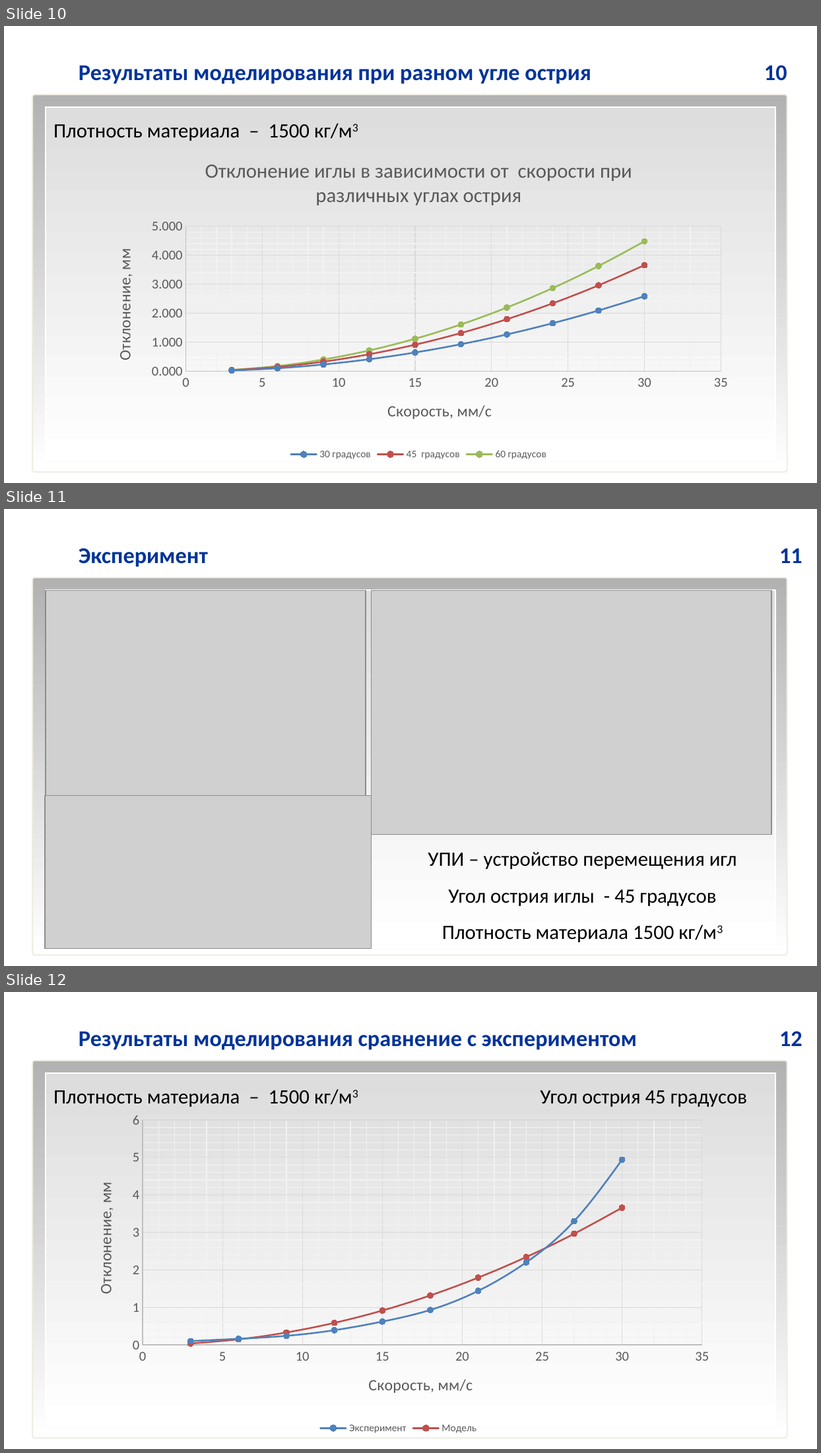
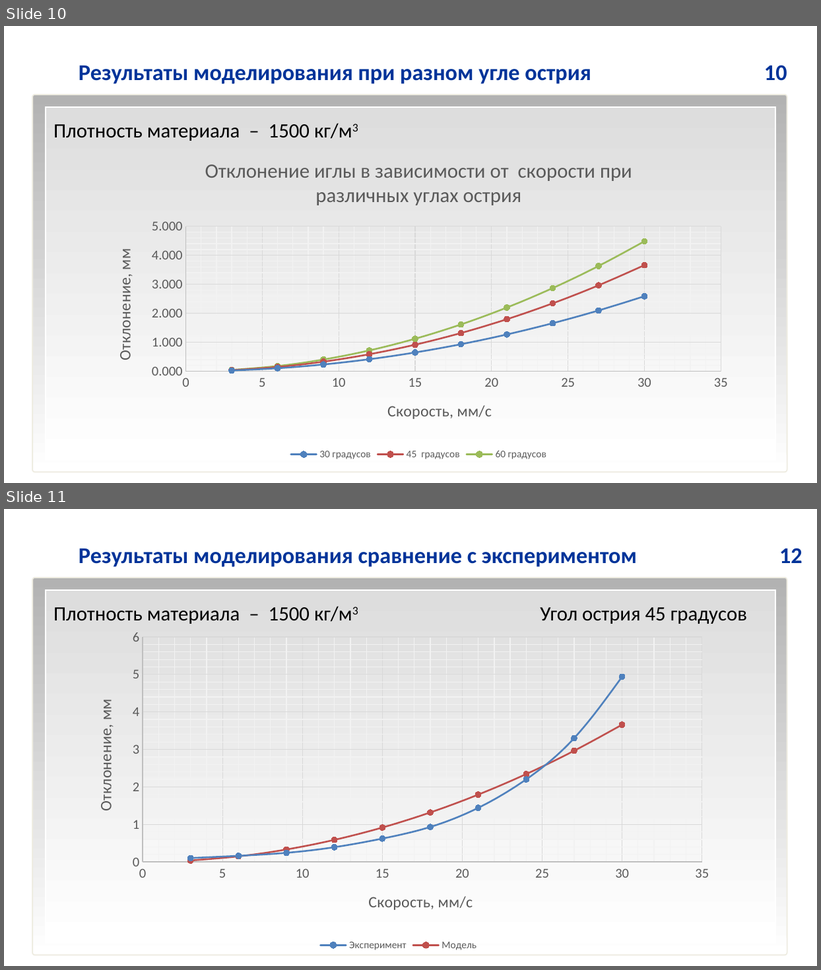
Before and after one commit to IgVaCompany/MyWorks, a slide deck: Dissertacia/MyWork/DocWork/Дружинин_НТС_Май_ЦНИИ_РТК.pptx. Shown one above the other, each under a label of ours: slides 10, 11 and 12 before the commit, slides 10 and 11 after it. The pictures are 821x1453 and 821x970 pixels, drawn with LibreOffice and Linux fonts; fonts in the diff are those of the drawing; grey boxes stand for pictures; background and template pictures are left out. Boxes give left, top, right and bottom in pixels: in the first picture for what was removed or moved away, otherwise in the second. Text is boxed around its words. In the diff, an @@ line names an element or a change of style, - is before the commit and + after.

```diff
--- a/Dissertacia/MyWork/DocWork/Дружинин_НТС_Май_ЦНИИ_РТК.pptx
+++ b/Dissertacia/MyWork/DocWork/Дружинин_НТС_Май_ЦНИИ_РТК.pptx
@@ slide 11 removed at <box>4,509,817,966</box>, background #FFFFFF; not listed: 3 template elements that a slide beside it also shows @@
@@ text removed at <box>79,548,208,567</box> @@
-Эксперимент
@@ text removed at <box>780,548,803,563</box> @@
-11
@@ picture removed at <box>46,590,366,795</box> @@
@@ picture removed at <box>372,590,772,834</box> @@
@@ picture removed at <box>45,796,372,950</box> @@
@@ text removed at <box>428,852,737,943</box> @@
-УПИ – устройство перемещения игл
-Угол острия иглы - 45 градусов
-Плотность материала 1500 кг/м3
@@ what was slide 12 is now slide 11 @@
```
Also in this commit, not shown: 3 slides changed, 1 slide added, 1 other slide removed.
